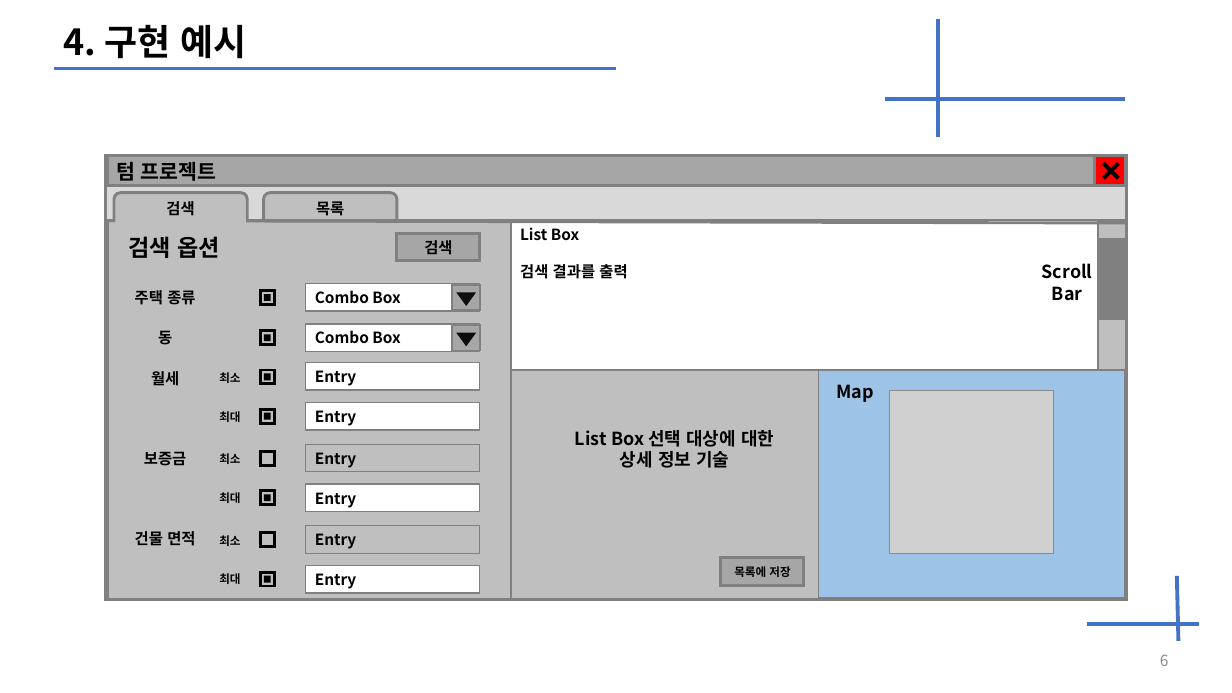
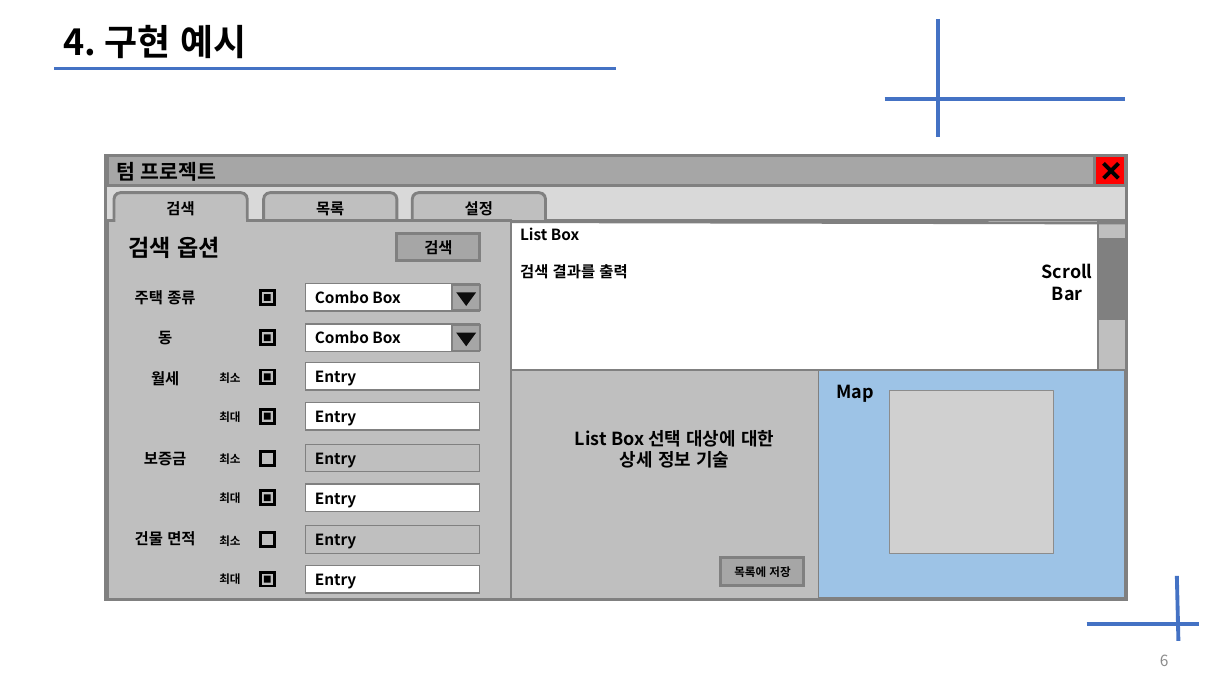
Before and after one commit to Oongim/2019Script-Language, a slide deck: slide 6 of 기말 발표.pptx. Drawn at 1232x693 pixels with LibreOffice and Linux fonts; fonts in the diff are those of the drawing; grey boxes stand for pictures. Boxes give left, top, right and bottom in pixels: in the first picture for what was removed or moved away, otherwise in the second. Text is boxed around its words. In the diff, an @@ line names an element or a change of style, - is before the commit and + after.

```diff
--- a/기말 발표.pptx
+++ b/기말 발표.pptx
@@ rounded rectangle added at (412, 192, 545, 231), fill #BFBFBF, outline #808080 2.25 pt, 12 pt, text #000000, bold @@
+설정
```
Also in this commit, not shown: 1 other slide changed.
